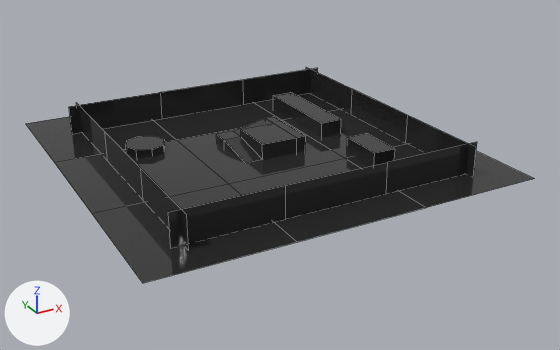
The Blender file Assets/Models/UE3rd Person/3rdPerson.blend: old version first, new version second.
The view is the same before and after, from a 50 mm camera at (-35.1, -68.7, 30.7) aimed at (1.3, -2.4, -2.4). The axes (+X, +Y, +Z) are drawn at lower left. The lights are the same throughout. Mesh edges are drawn as thin lines.
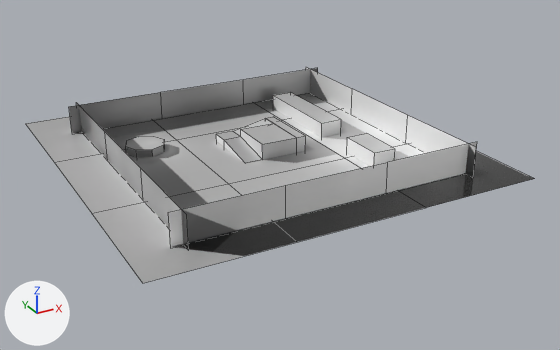
Location of each change, (x1, y1, x2, y2) in pixels of the pictures (560 x 350 px):
'Plane.001', surface changed: (26, 67, 530, 283) in both

Edits to the bpy script that builds the scene:
```text
Change mat_material_baked:
    remove n3 = _N.new('ShaderNodeTexCoord'); n3.name = 'Texture Coordinate'
    remove n3.from_instancer = True
    remove n4 = _N.new('ShaderNodeMapping'); n4.name = 'Mapping'
    where n2 = _N.new('ShaderNodeTexImage'); n2.name = 'Image Texture'
    remove _L.new(n4.outputs[0], n2.inputs[0])  # 'Vector' to 'Vector'
    remove _L.new(n3.outputs[2], n4.inputs[0])  # 'UV' to 'Vector'
```
